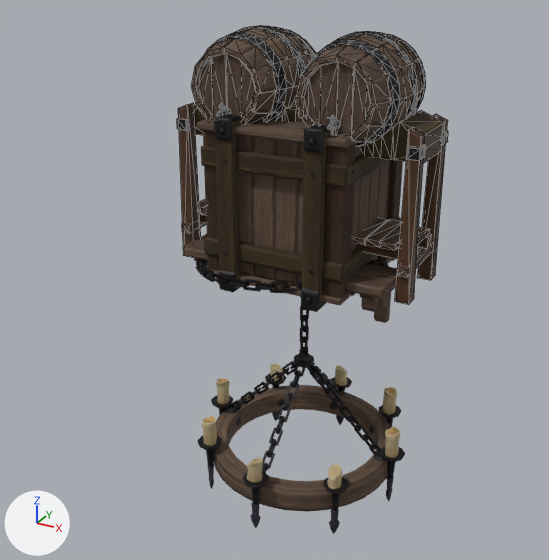
The glTF model apps/masmorra-do-dado/public/models/props_q.glb as it was, and as the next commit left it.
Rendered twice from a camera (50 mm lens) standing at (1.74, -3.52, 1.62) and looking at (-0.15, -0.09, -0.09). The lights are fixed; the arrows at lower left show +X, +Y and +Z. The first picture is the older version. Mesh edges are drawn as thin lines on the coarser meshes. Where no turn or scale is listed for an object, it has been applied to the vertices.

Objects in the first picture: 'Barrel_Holder', 'Chain_Coil', 'Chandelier', 'Crate_Wooden', 'Shelf_Simple'.
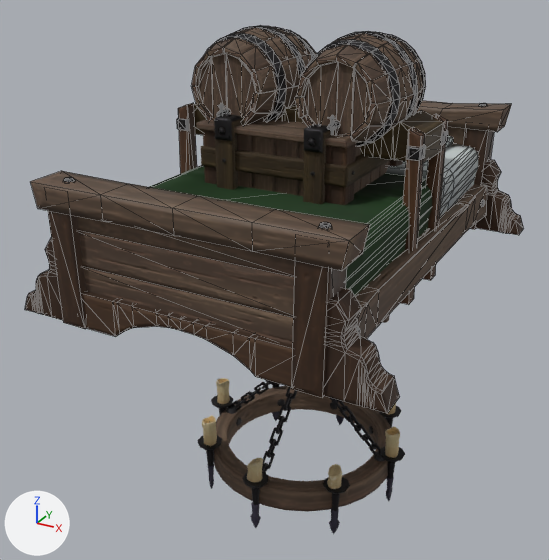
Where the change shows, as pixel boxes (x1, y1, x2, y2) in the pictures (549 x 560 px):
'Bed_Twin2', added (brown)
    after: (25, 100, 524, 413)
    faces in mat_mi_trim_furniture: (25, 100, 524, 413)
    faces in mat_mi_trim_cloth: (150, 135, 478, 296)
    faces in mat_mi_trim_metal_001: (63, 103, 487, 334)
'Shelf_Simple', unchanged, covered by the edit
    before: (182, 234, 397, 323)
    after: (382, 314, 390, 323)

Edits to the bpy script that builds the scene:
```text
Add img_t_trim_cloth_basecolor:
    img_t_trim_cloth_basecolor = load_image('T_Trim_Cloth_BaseColor', '_unpacked/T_Trim_Cloth_BaseColor', 256, 256, 'sRGB')
Add img_t_trim_cloth_orm:
    img_t_trim_cloth_orm = load_image('T_Trim_Cloth_ORM', '_unpacked/T_Trim_Cloth_ORM', 4, 4, 'Non-Color')
Add img_t_trim_cloth_normal:
    img_t_trim_cloth_normal = load_image('T_Trim_Cloth_Normal', '_unpacked/T_Trim_Cloth_Normal', 256, 256, 'Non-Color')
Add mat_mi_trim_cloth:
    mat_mi_trim_cloth = bpy.data.materials.new('MI_Trim_Cloth')
    # uses the picture img_t_trim_cloth_basecolor
    # uses the picture img_t_trim_cloth_normal
    # uses the picture img_t_trim_cloth_orm
Add me_cube_217:
    me_cube_217.from_pydata(...)  # 934 vertices, 1584 faces; spans x -0.94..0.94, y -1.21..1.21, z -0.38..0.38
    # faces by material slot: [980, 176, 428]
    me_cube_217.materials.append(mat_mi_trim_furniture)
    me_cube_217.materials.append(mat_mi_trim_metal_001)
    me_cube_217.materials.append(mat_mi_trim_cloth)
Add ob_bed_twin2:
    ob_bed_twin2 = bpy.data.objects.new('Bed_Twin2', me_cube_217)
    ob_bed_twin2.location = (0.0, 0.0, 0.38)
```
